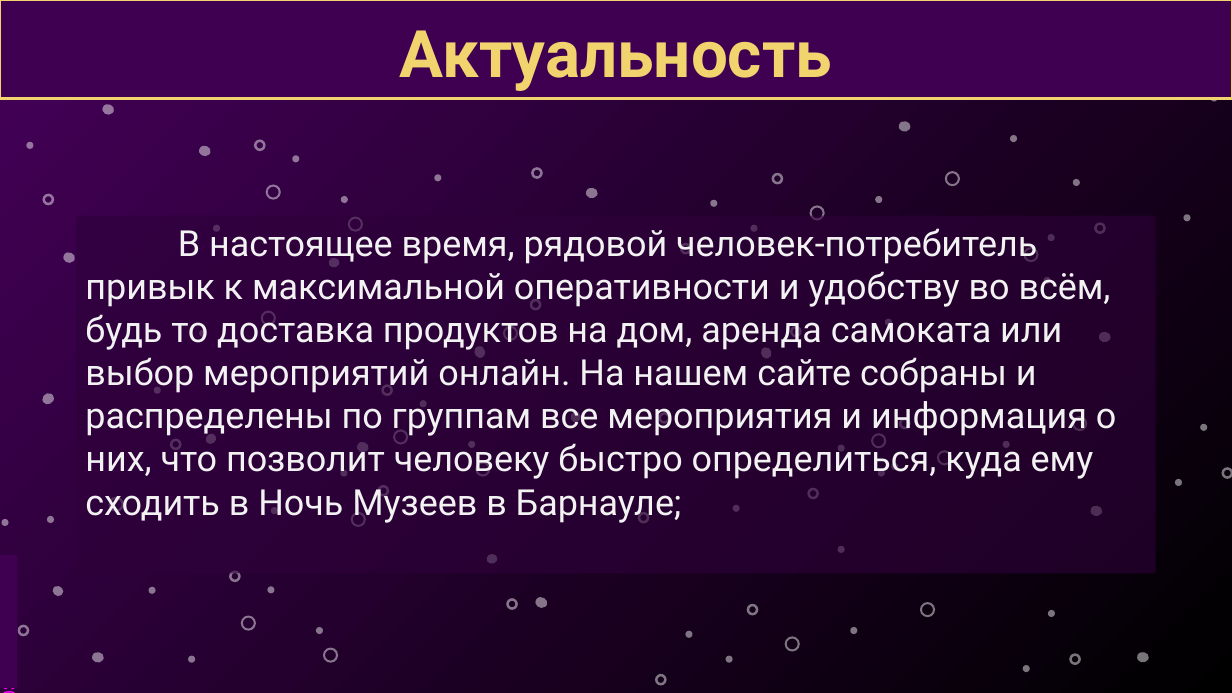
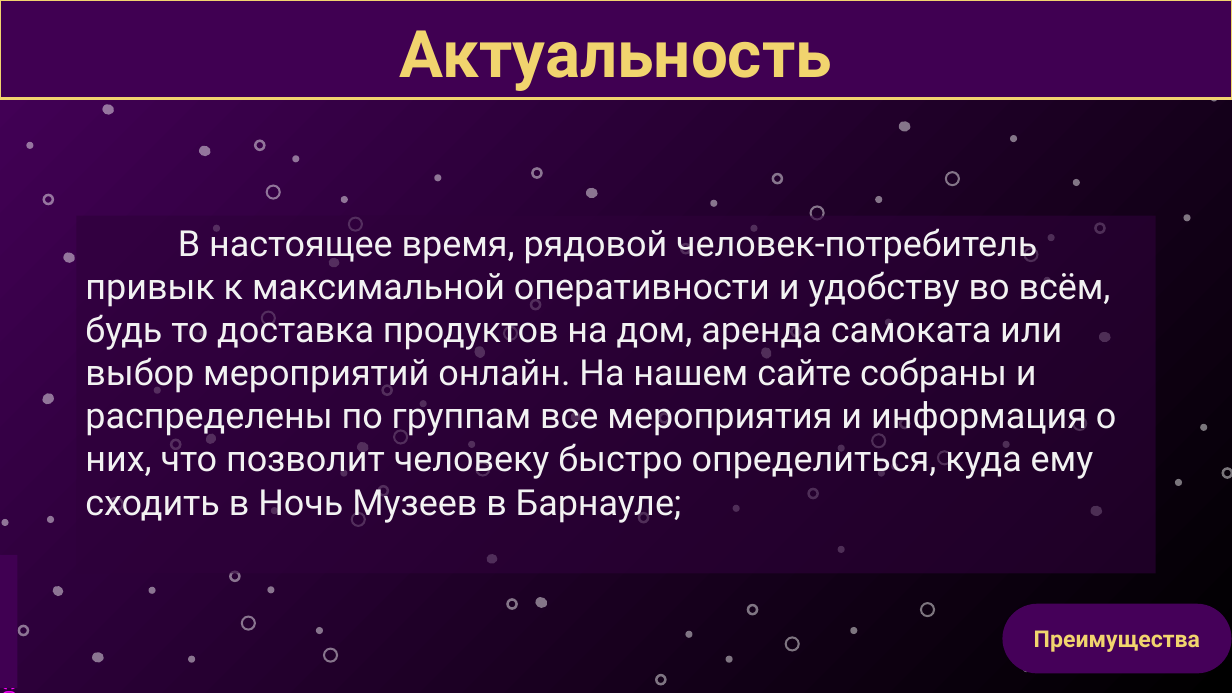
Before and after one commit to alexdenkk/museum, a slide deck: slide 8 of server/presentation/презентация_проекта_хакатон v.2.1.2.pptx. Drawn at 1232x693 pixels with LibreOffice and Linux fonts; fonts in the diff are those of the drawing. Boxes give left, top, right and bottom in pixels: in the first picture for what was removed or moved away, otherwise in the second. Text is boxed around its words. In the diff, an @@ line names an element or a change of style, - is before the commit and + after.

```diff
--- a/server/presentation/презентация_проекта_хакатон v.2.1.2.pptx
+++ b/server/presentation/презентация_проекта_хакатон v.2.1.2.pptx
@@ rounded rectangle added at [1003,604,1232,673], fill #450059, 18 pt, text #F1D46E, bold @@
+Преимущества
@@ ellipse removed at [1048,610,1055,617] @@
@@ donut removed at [1069,653,1081,665] @@
@@ freeform shape removed at [1138,653,1150,663] @@
```
Also in this commit, not shown: 4 other slides changed, 1 slide removed.
